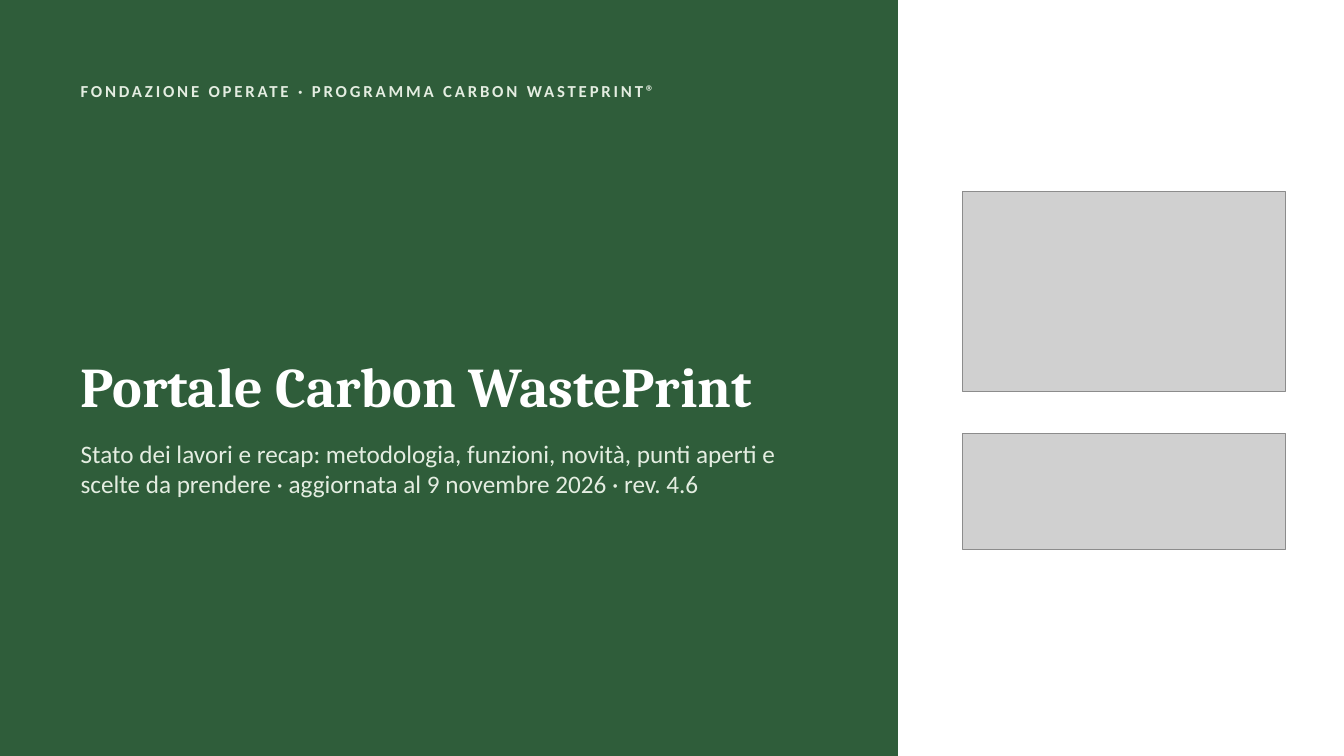
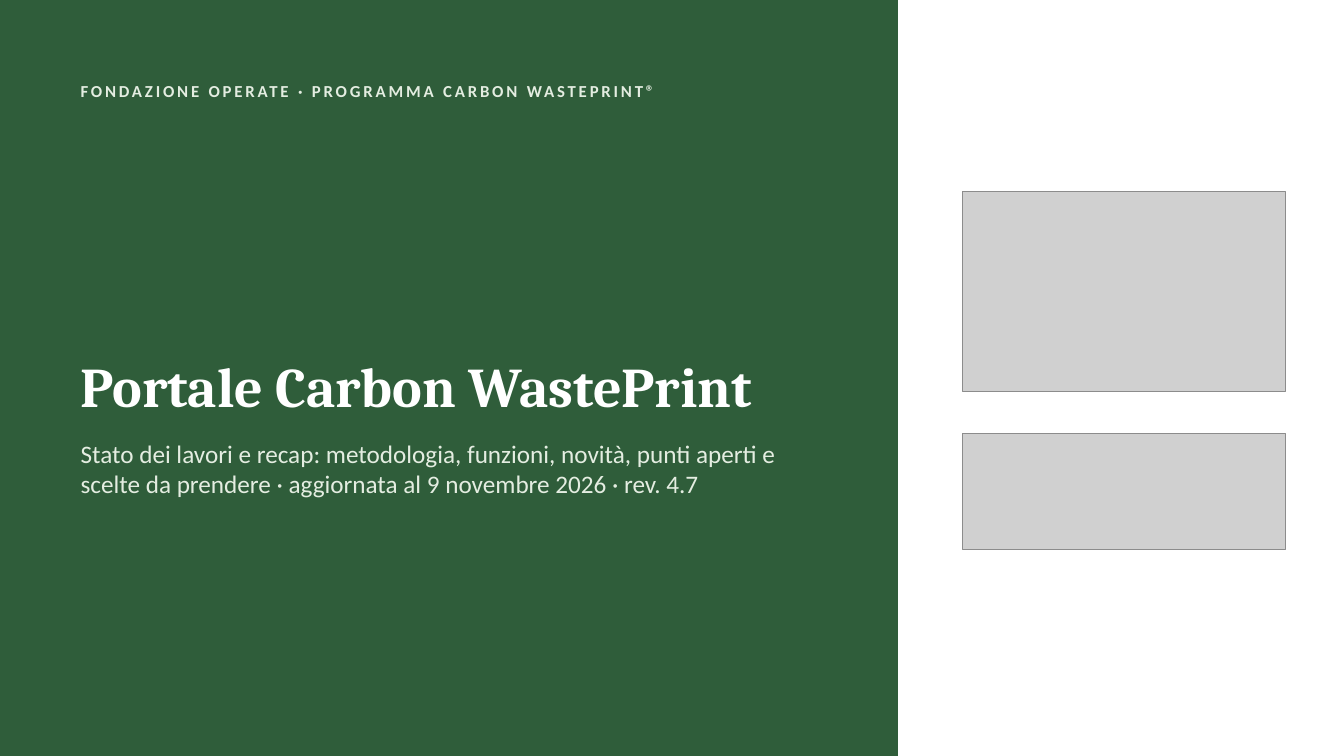
Before and after one commit to lucamorettioperate/portale-cwp, a slide deck: slide 1 of public/documentazione/Presentazione_Portale_CWP.pptx. Drawn at 1344x756 pixels with LibreOffice and Linux fonts; fonts in the diff are those of the drawing; grey boxes stand for pictures. Boxes give left, top, right and bottom in pixels: in the first picture for what was removed or moved away, otherwise in the second. Text is boxed around its words. In the diff, an @@ line names an element or a change of style, - is before the commit and + after.

```diff
--- a/public/documentazione/Presentazione_Portale_CWP.pptx
+++ b/public/documentazione/Presentazione_Portale_CWP.pptx
@@ text at (x1=81, y1=445, x2=775, y2=498): text changed @@
-Stato dei lavori e recap: metodologia, funzioni, novità, punti aperti e scelte da prendere · aggiornata al 9 novembre 2026 · rev. 4.6
+Stato dei lavori e recap: metodologia, funzioni, novità, punti aperti e scelte da prendere · aggiornata al 9 novembre 2026 · rev. 4.7
```
Also in this commit, not shown: 18 other slides changed, 9 other files.
